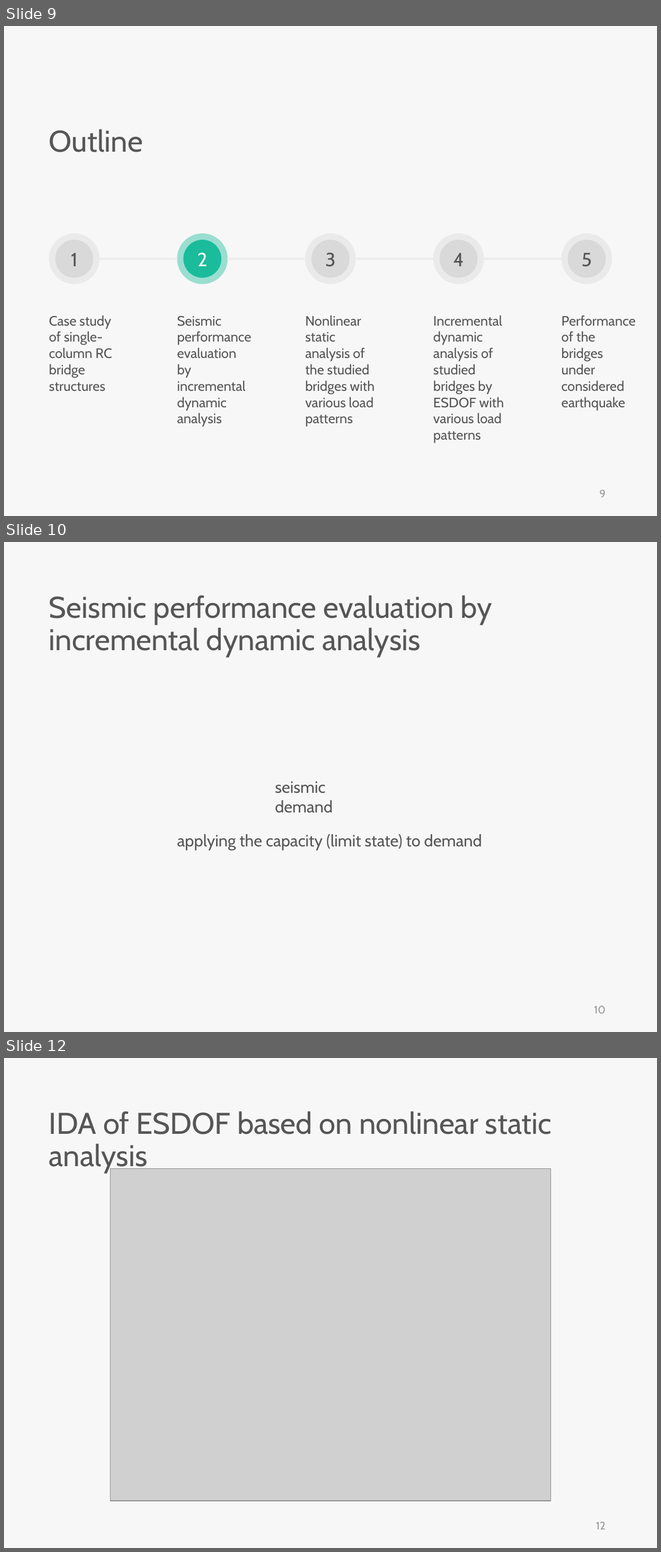
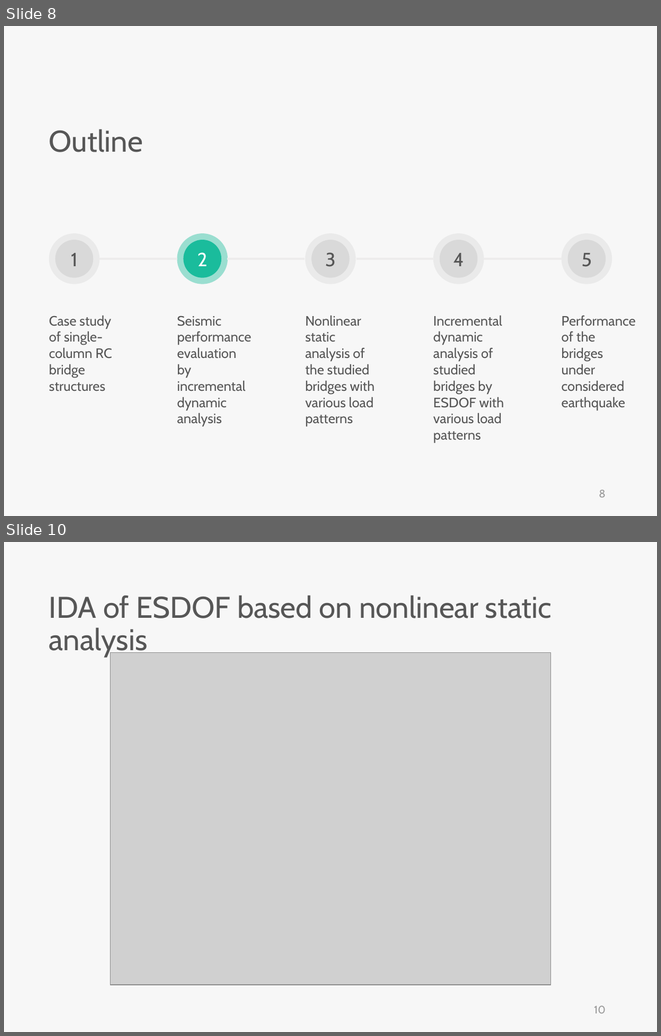
Before and after one commit to skyran1278/VbaProject, a slide deck: 20180126_SmartSplice/20180808_Meeting/Incremental dynamic analysis with multi-modes for seismic performance evaluation of RC bridges.pptx. Shown one above the other, each under a label of ours: slides 9, 10 and 12 before the commit, slides 8 and 10 after it; the slides between them are not shown. The pictures are 661x1552 and 661x1036 pixels, drawn with LibreOffice and Linux fonts; fonts in the diff are those of the drawing; grey boxes stand for pictures. Boxes give left, top, right and bottom in pixels: in the first picture for what was removed or moved away, otherwise in the second. Text is boxed around its words. In the diff, an @@ line names an element or a change of style, - is before the commit and + after.

```diff
--- a/20180126_SmartSplice/20180808_Meeting/Incremental dynamic analysis with multi-modes for seismic performance evaluation of RC bridges.pptx
+++ b/20180126_SmartSplice/20180808_Meeting/Incremental dynamic analysis with multi-modes for seismic performance evaluation of RC bridges.pptx
@@ slide 10 removed at bbox=[4, 542, 657, 1032], background #F7F7F7 @@
@@ text removed at bbox=[49, 595, 492, 657] @@
-Seismic performance evaluation by incremental dynamic analysis
@@ text removed at bbox=[275, 781, 333, 813] @@
-seismic demand
@@ text removed at bbox=[177, 834, 482, 850] @@
-applying the capacity (limit state) to demand
@@ page number removed at bbox=[594, 1005, 606, 1013] @@
-10
@@ what was slide 9 is now slide 8 @@
@@ page number at bbox=[599, 489, 605, 497]: text changed @@
-9
+8
@@ what was slide 12 is now slide 10 @@
@@ page number at bbox=[594, 1005, 606, 1013]: text changed @@
-12
+10
```
Also in this commit, not shown: 7 slides changed, 7 slides added, 35 other slides removed, 3 other files.
